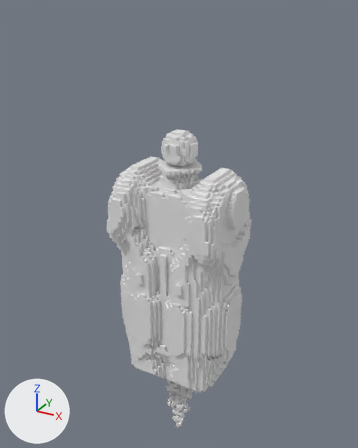
The FBX model Project/res/models/fisk/fisk_body.fbx: old version first, new version second.
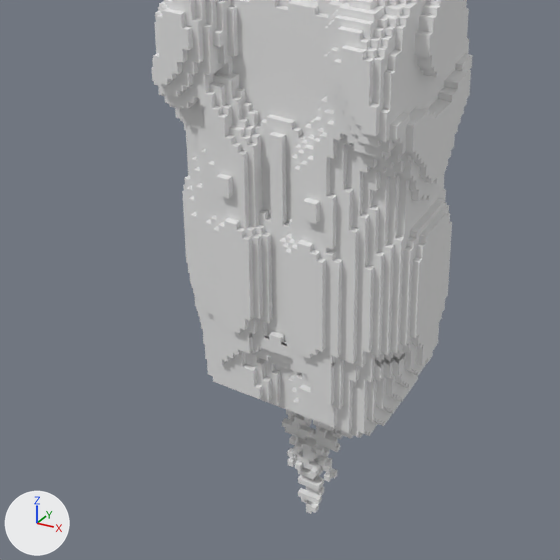
There are two pictures of each version: one whole from a 50 mm lens placed at (0.692, -1.263, 0.541), pointed at (-0.024, 0.039, -0.11), one close up on the part from 11% to 81% of the width and 43% to 100% of the height. Arrows for +X, +Y and +Z are at lower left; the lights stay in place. Where no turn or scale is listed for an object, it has been applied to the vertices. Vertices at the same position are counted once.

In view in the first close-up: 'fisk-4'.
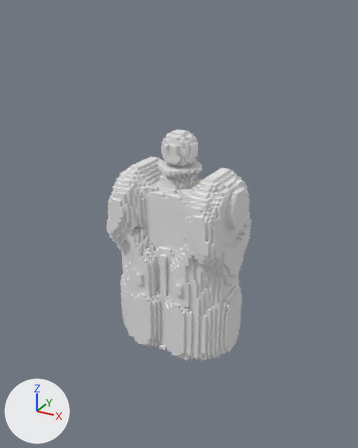
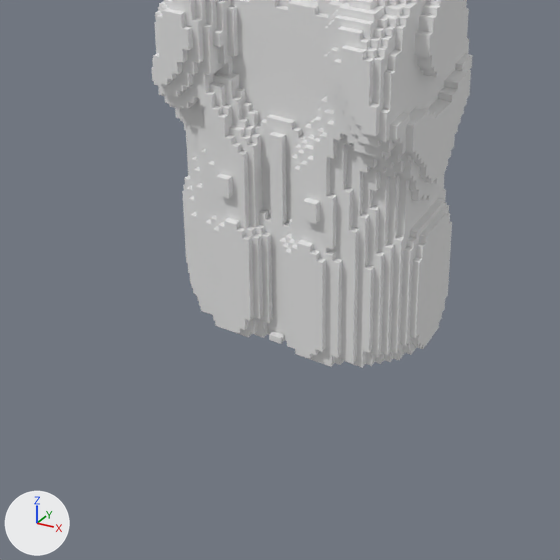
Where the change shows, as pixel boxes (x1, y1, x2, y2) in the close-ups (560 x 560 px):
```json
{"object": "fisk-4", "change": "reshaped", "before": [152, 0, 473, 514], "after": [152, 0, 473, 368]}
{"part": 1, "of": "me_fisk_4_001", "change": "deleted", "before": [282, 409, 354, 513]}
{"part": 2, "of": "me_fisk_4_001", "change": "deleted", "before": [194, 294, 439, 438]}
{"part": 3, "of": "me_fisk_4_001", "change": "cut back", "before": [301, 486, 324, 514]}
```

Edits to the scene script, one JSON object a line:
```json
{"block": "me_fisk_4_001", "where": "# used by ob_fisk_4; location = (0.0, 0.0, 0.0)"}
{"op": "remove", "block": "me_fisk_4_001", "code": "me_fisk_4_001.from_pydata(...)  # 6135 vertices, 12448 faces; spans x -0.2..0.2, y -0.15..0.15, z -0.934..0.495"}
{"op": "add", "block": "me_fisk_4_001", "code": "me_fisk_4_001.from_pydata(...)  # 4204 vertices, 8386 faces; spans x -0.2..0.2, y -0.15..0.15, z -0.934..0.506"}
{"block": "me_fisk_4_001", "change": "me_fisk_4_001 part 1: 6 loose pieces with 912 vertices, spanning x -0.06..0.07, y -0.05..0.05, z -0.904..0.495, are deleted"}
{"block": "me_fisk_4_001", "change": "me_fisk_4_001 part 2: 1006 vertices removed from x -0.2..0.2, y -0.13..0.13, z -0.654..-0.494"}
{"block": "me_fisk_4_001", "change": "me_fisk_4_001 part 3: 32 vertices removed from x -0.02..0.01, y -0.01..0.02, z -0.934..-0.894; 3 vertices added at x 0.0, y 0.0, z -0.934"}
```
